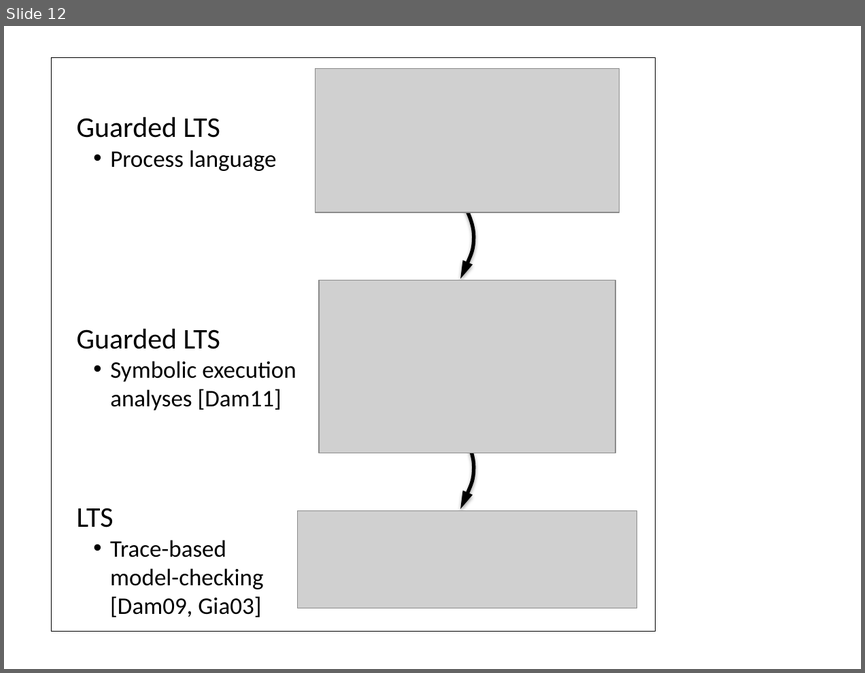
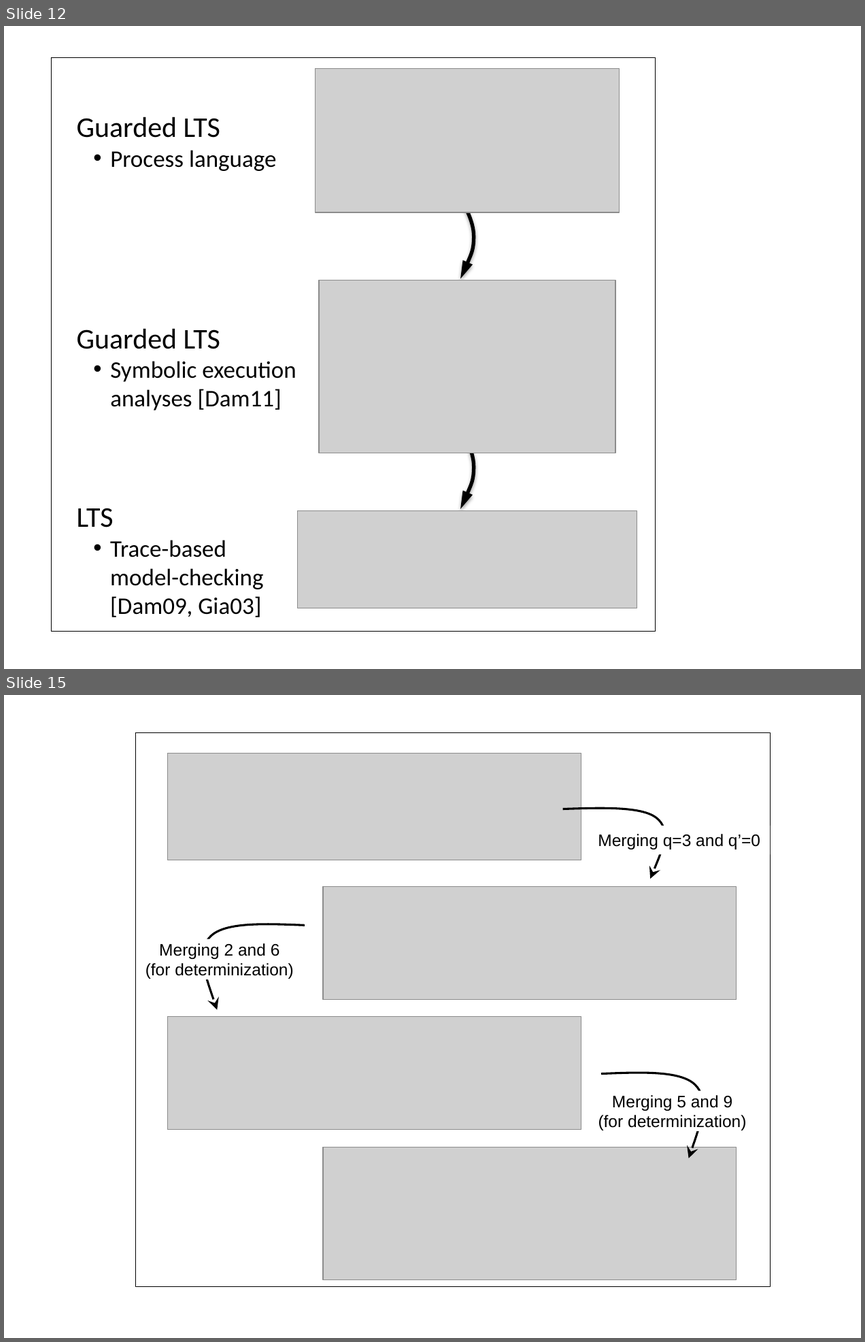
Before and after one commit to blambeau/phd, a slide deck: writing/images/train.pptx. Shown one above the other, each under a label of ours: slide 12 before the commit, slides 12 and 15 after it; the slides between them are not shown. The pictures are 865x673 and 865x1342 pixels, drawn with LibreOffice and Linux fonts; fonts in the diff are those of the drawing; grey boxes stand for pictures. Boxes give left, top, right and bottom in pixels: in the first picture for what was removed or moved away, otherwise in the second. Text is boxed around its words. In the diff, an @@ line names an element or a change of style, - is before the commit and + after.

```diff
--- a/writing/images/train.pptx
+++ b/writing/images/train.pptx
@@ slide 15 added at [4,695,861,1338], background #FFFFFF @@
@@ group added at [136,732,770,1286]: 4 pictures, 3 freeform shapes, 3 texts, 1 rectangle @@
+Merging q=3 and q’=0
+Merging 2 and 6
+(for determinization)
+Merging 5 and 9
+(for determinization)
```
Also in this commit, not shown: 1 slide changed, 3 other slides added, 5 other files.
